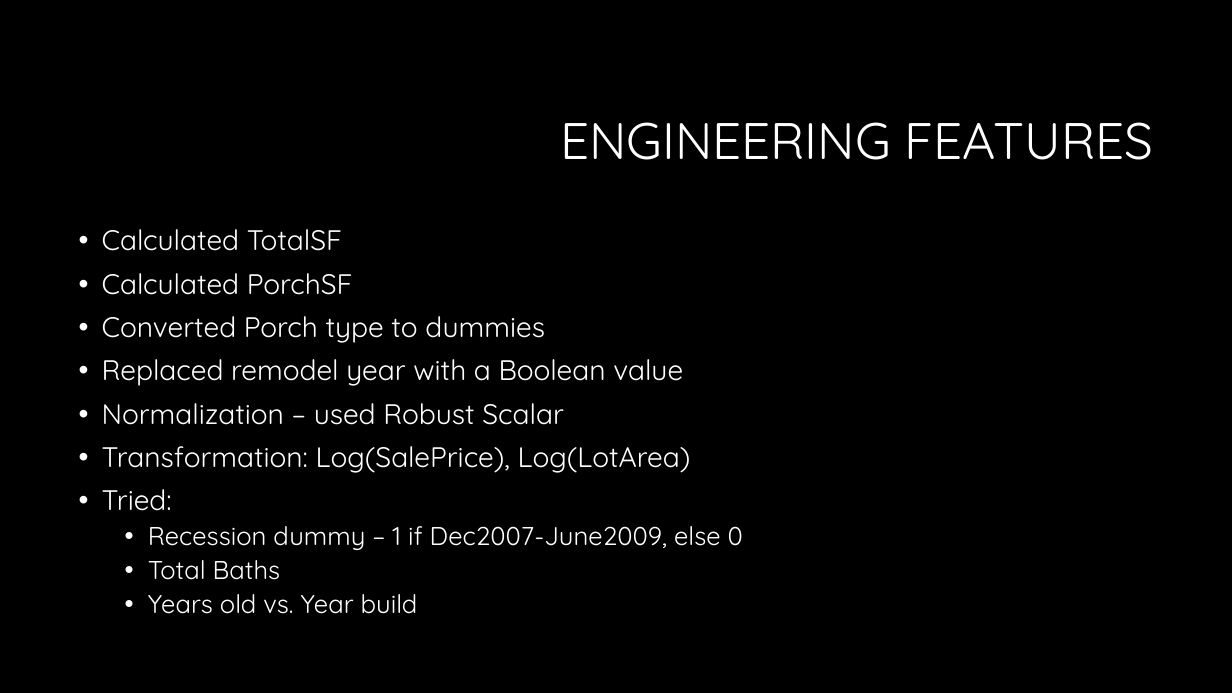
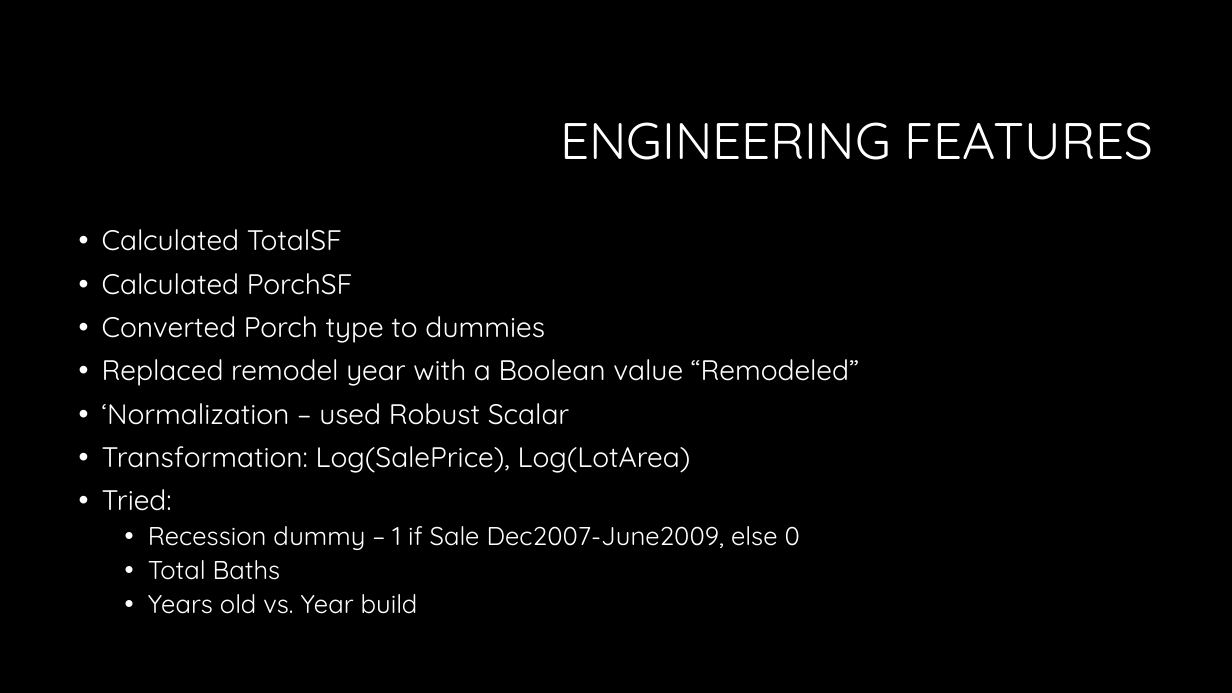
Before and after one commit to gregmb/FightingMongoosesML, a slide deck: slide 6 of MLPresentationFightingMongooses.pptx. Drawn at 1232x693 pixels with LibreOffice and Linux fonts; fonts in the diff are those of the drawing; background and template pictures are left out. Boxes give left, top, right and bottom in pixels: in the first picture for what was removed or moved away, otherwise in the second. Text is boxed around its words. In the diff, an @@ line names an element or a change of style, - is before the commit and + after.

Commit message:
updated presentation

```diff
--- a/MLPresentationFightingMongooses.pptx
+++ b/MLPresentationFightingMongooses.pptx
@@ text at [102, 359, 859, 425]: text changed @@
-• Replaced remodel year with a Boolean value
-• Normalization – used Robust Scalar
+• Replaced remodel year with a Boolean value “Remodeled”
+• ‘Normalization – used Robust Scalar
@@ text at [148, 526, 800, 550]: text changed @@
-  • Recession dummy – 1 if Dec2007-June2009, else 0
+  • Recession dummy – 1 if Sale Dec2007-June2009, else 0
```
Also in this commit, not shown: 8 other slides changed, 2 slides added, 2 slides removed.
